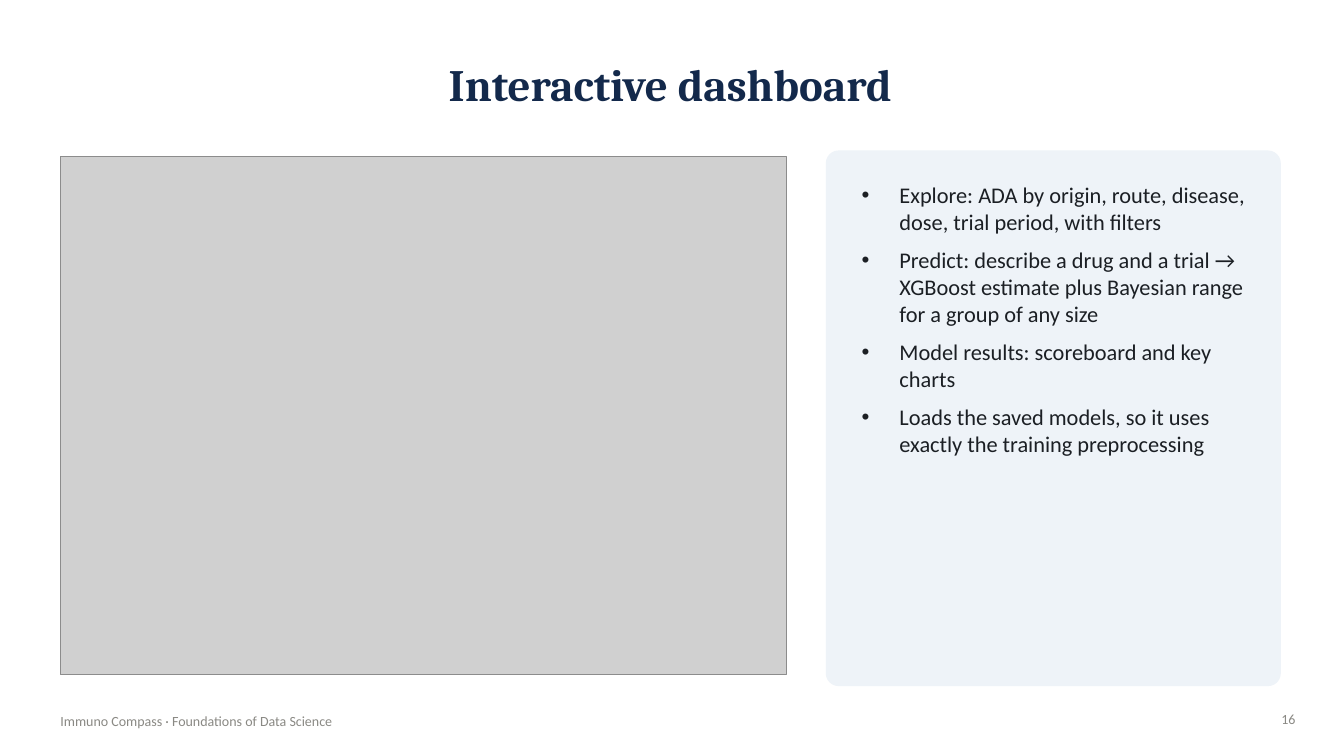
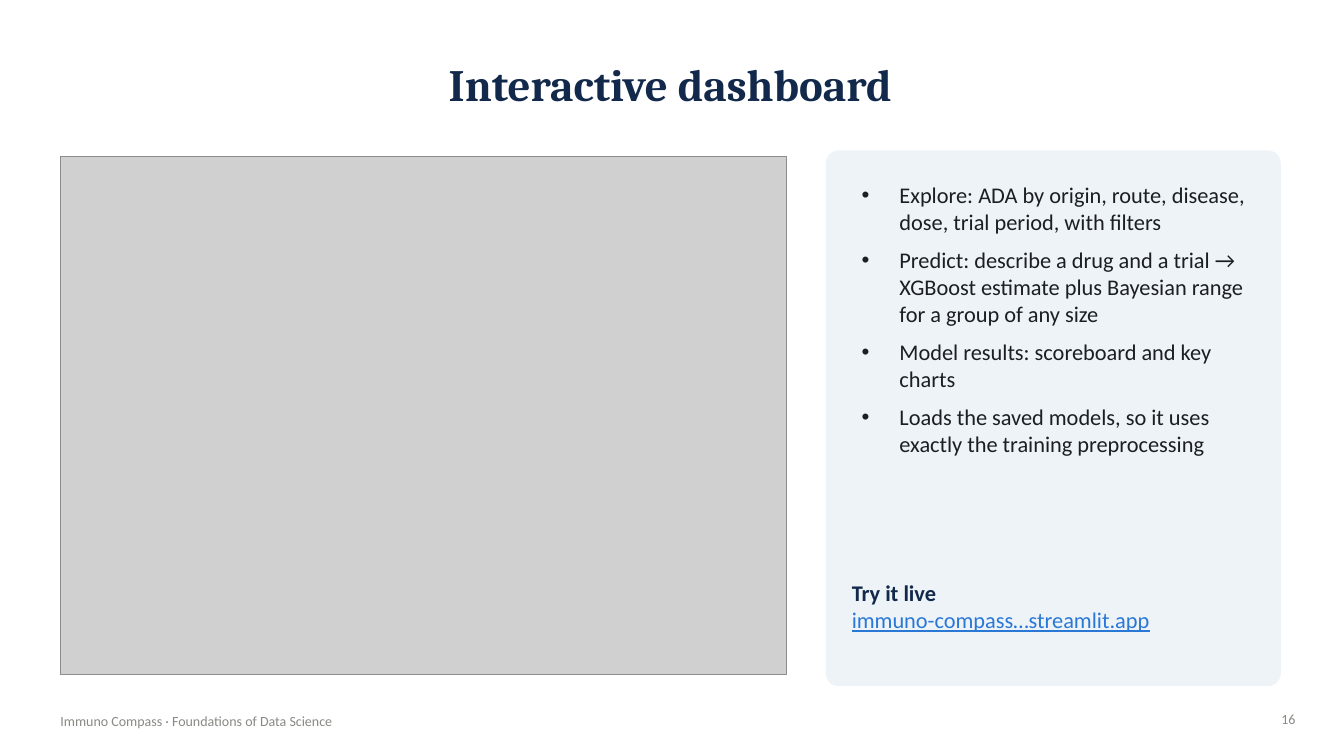
Before and after one commit to shibilshamz/immuno-compass, a slide deck: slide 16 of slides/immuno_compass.pptx. Drawn at 1344x756 pixels with LibreOffice and Linux fonts; fonts in the diff are those of the drawing; grey boxes stand for pictures. Boxes give left, top, right and bottom in pixels: in the first picture for what was removed or moved away, otherwise in the second. Text is boxed around its words. In the diff, an @@ line names an element or a change of style, - is before the commit and + after.

```diff
--- a/slides/immuno_compass.pptx
+++ b/slides/immuno_compass.pptx
@@ text added at <box>852,585,1150,632</box>, 16 pt, text #2A78D6, underline @@
+Try it live
+immuno-compass…streamlit.app
```
Also in this commit, not shown: 4 other files.
